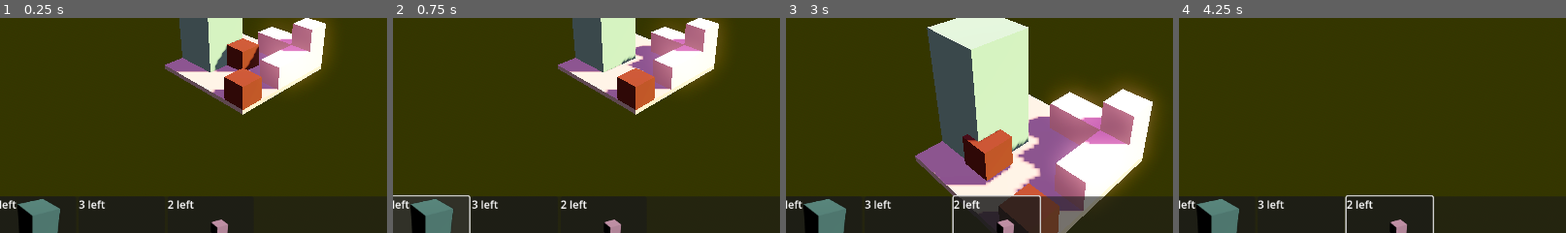
Above: before the commit, frames 1-4 (left to right).
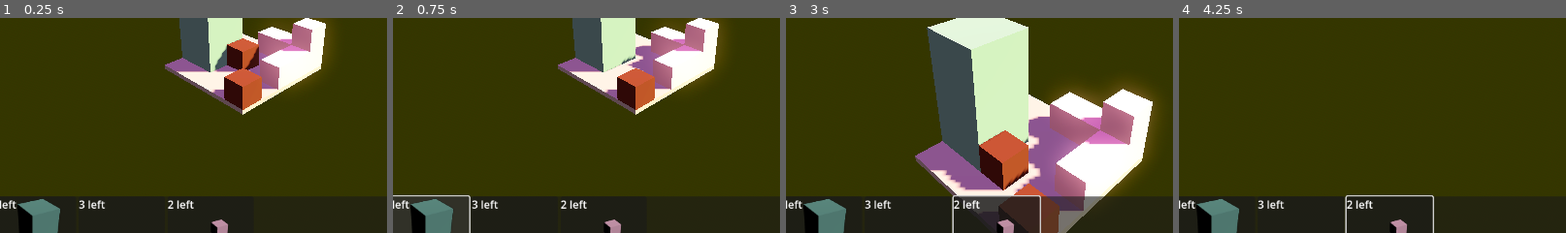
Above: after the commit, the same moments.

Repository: TomMurray/ld54
Game: Godot game, scene res://scenes/levels/test_level.tscn
Same seed, same stepped clock (60 frames per second), same inputs: the game is played once before the commit and once after it.
Inputs (mouse positions are % of the whole screen's width and height, from its top left):
- Up to frame 1 (0.25 s): no input
- Up to frame 2 (0.75 s): click "1 left" at 0.5 s
- Up to frame 3 (3 s): click "3 left" at 1.25 s; click "2 left" at 2 s; tap Enter at 2.75 s; move the mouse to (45, 70) at 2.77 s; hold W (move_forward) from 2.78 s (still down); click (45, 70) at 2.85 s
- Up to frame 4 (4.25 s): release W (move_forward) at 3.5 s; drag from (80, 65) to (45, 70) at 3.52 s
The pictures show only the part of the screen within x 19-69%, y 39-89%; the shares and areas given below are measured in that part.

The runs differ from the first frame. In frame 3, 3.0% of the frame differs, in the area x 37-63%, y 51-81%; in frame 4, nothing differs.

Commit message:
Get some kind of snapping of the build indicator working

Diff:
--- a/scenes/constructibles/house_small.tscn
+++ b/scenes/constructibles/house_small.tscn
@@ -1,10 +1,11 @@
 [gd_scene load_steps=4 format=3 uid="uid://bdoi88vqtrout"]
 
 [ext_resource type="Script" path="res://scripts/constructible.gd" id="1_xlnmv"]
-[ext_resource type="Shape3D" uid="uid://0h3bpq5juuqf" path="res://resources/constructibles/house_small_shape.tres" id="2_c0dyo"]
 
 [sub_resource type="StandardMaterial3D" id="StandardMaterial3D_kmftf"]
 albedo_color = Color(0.301961, 0.12549, 0.054902, 1)
+
+[sub_resource type="BoxShape3D" id="BoxShape3D_pym8f"]
 
 [node name="house_small" type="Node3D" node_paths=PackedStringArray("collision_object", "visual_element")]
 script = ExtResource("1_xlnmv")
@@ -19,5 +20,5 @@
 
 [node name="StaticBody3D" type="StaticBody3D" parent="placement_offset"]
 
-[node name="house_small_collider" type="CollisionShape3D" parent="placement_offset/StaticBody3D"]
-shape = ExtResource("2_c0dyo")
+[node name="CollisionShape3D" type="CollisionShape3D" parent="placement_offset/StaticBody3D"]
+shape = SubResource("BoxShape3D_pym8f")
--- a/scripts/builder.gd
+++ b/scripts/builder.gd
@@ -18,6 +18,13 @@
 		visible = false
 		return
 	visible = true
+
+	# Round position to grid coordinates
+	pos = Vector3(
+		floorf(pos.x + 0.5),
+		floorf(pos.y + 0.5),
+		floorf(pos.z + 0.5)
+	)
 	position = pos as Vector3
 
 func try_build():
--- a/scripts/player_controller.gd
+++ b/scripts/player_controller.gd
@@ -54,7 +54,7 @@
 	var result = space_state.intersect_ray(query)
 	var target_pos = null
 	if not result.is_empty():
-		target_pos = result.position
+		target_pos = result.position + result.normal * 0.05
 	builder.make_a_move(target_pos)
 
 # Called every frame. 'delta' is the elapsed time since the previous frame.
